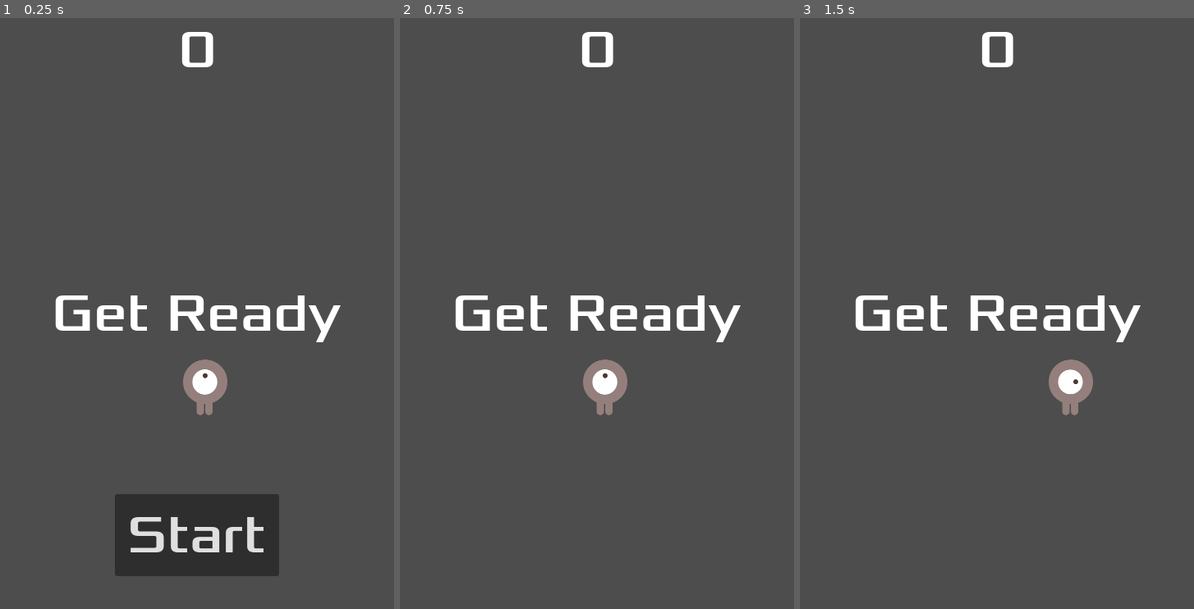
Above: before the commit, frames 1-3 (left to right).
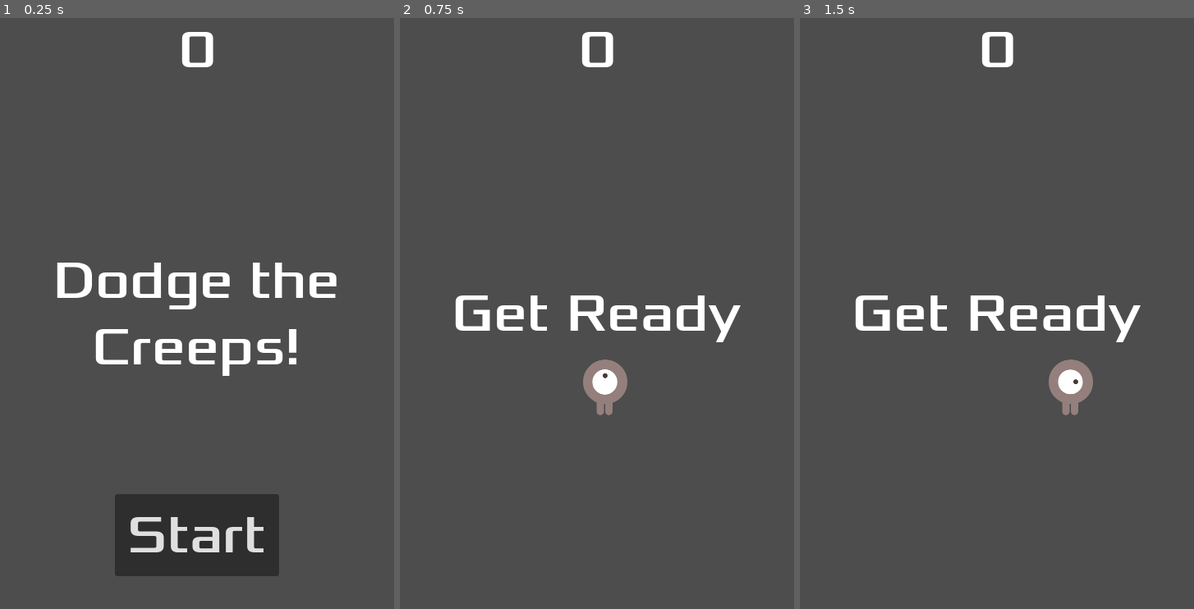
Above: after the commit, the same moments.

Repository: ProgrammingLogic/GoDotTutorial
Game: Godot game, scene res://main.tscn
Two runs of this game, one before a commit and one after it. Both use one fixed random seed, a clock stepped at 60 frames per second and the inputs below.
Inputs:
- Up to frame 1 (0.25 s): no input
- Up to frame 2 (0.75 s): click "Start" at 0.5 s
- Up to frame 3 (1.5 s): tap Enter at 1.25 s; hold D (move_right) from 1.28 s (still down)

The runs differ from the first frame. In frame 1, 5.2% of the frame differs, in the area x 13-87%, y 41-68%; in frame 2, nothing differs; in frame 3, nothing differs.

Commit message:
Remove new_game() from Main.ready()

Diff:
--- a/Main.gd
+++ b/Main.gd
@@ -6,7 +6,7 @@
 
 # Called when the node enters the scene tree for the first time.
 func _ready():
-	new_game()
+	pass
 
 
 # Called every frame. 'delta' is the elapsed time since the previous frame.
